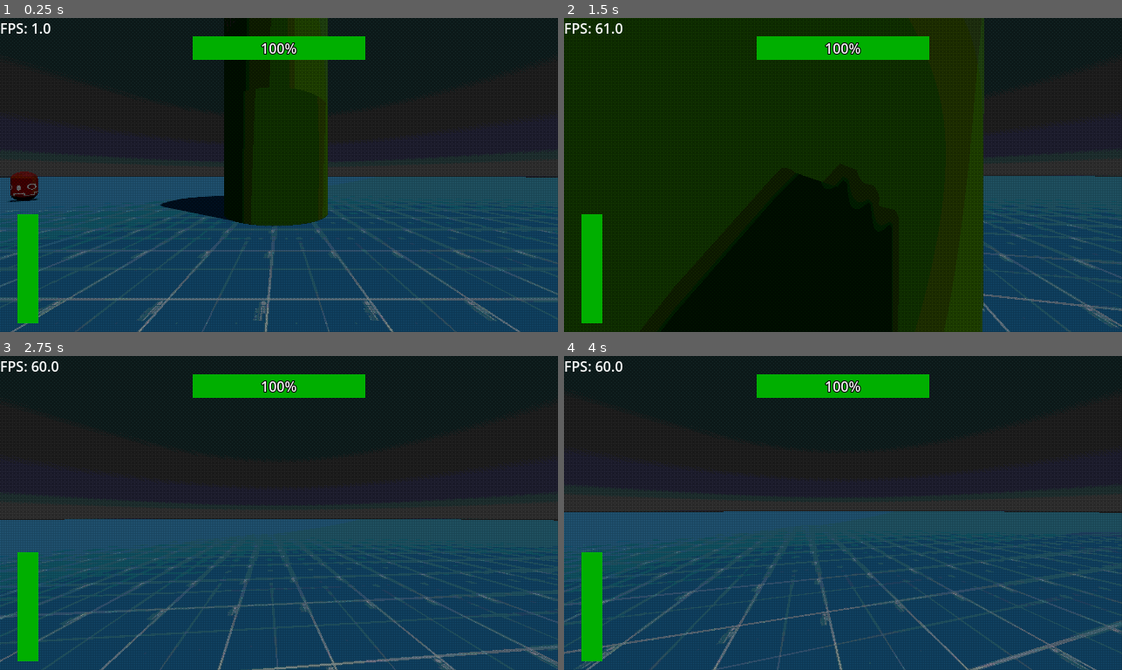
Above: before the commit, frames 1-4 (two rows, left to right).
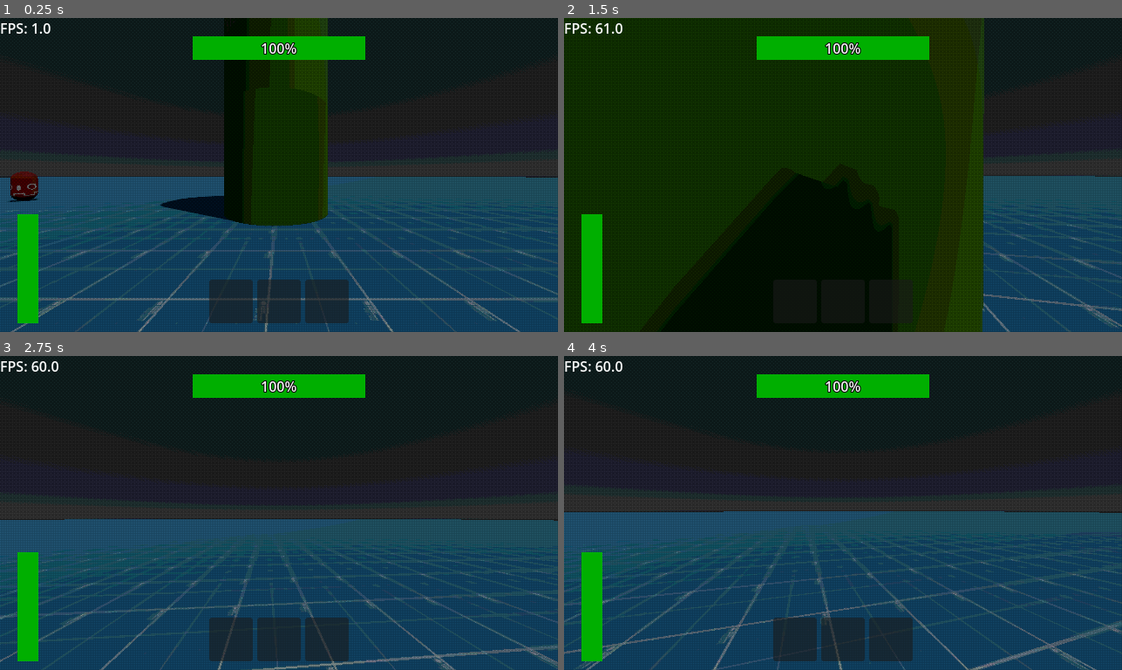
Above: after the commit, the same moments.

Repository: EmilHakala/treeoflife
Game: Godot game, scene res://Test_Scene/main.tscn
Same seed, same stepped clock (60 frames per second), same inputs: the game is played once before the commit and once after it.
Inputs (mouse positions are in pixels of both pictures, inside the frame that each line leads up to):
- Up to frame 1 (0.25 s): no input
- Up to frame 2 (1.5 s): tap Enter at 0.5 s; move the mouse to (870, 175) at 0.52 s; hold E 0.53-1.28 s; hold W from 0.53 s (still down); move the mouse to (815, 175) at 1.27 s; tap Q at 1.35 s
- Up to frame 3 (2.75 s): keep holding W; move the mouse to (290, 506) at 2.02 s; hold Shift from 2.03 s (still down)
- Up to frame 4 (4 s): keep holding W; move the mouse to (837, 519) at 2.77 s; release Shift at 2.78 s; tap E at 2.85 s; move the mouse to (887, 516) at 3.52 s; hold Q from 3.53 s (still down)

The runs differ from the first frame. In frame 1, 3.2% of the frame differs, in the area x 37-63%, y 83-98%; in frame 2, less than 0.1%; in frame 3, 3.2%; in frame 4, 3.2%.

Commit message:
Started working on weapon and inventory mechanics

Diff:
--- a/Test_Scene/main.tscn
+++ b/Test_Scene/main.tscn
@@ -92,5 +92,32 @@
 collision_layer = 17
 collision_mask = 19
 
+[node name="GridContainer" type="GridContainer" parent="."]
+anchors_preset = 7
+anchor_left = 0.5
+anchor_top = 1.0
+anchor_right = 0.5
+anchor_bottom = 1.0
+offset_left = -65.0
+offset_top = -50.0
+offset_right = 65.0
+offset_bottom = -10.0
+grow_horizontal = 2
+grow_vertical = 0
+theme_override_constants/h_separation = 5
+columns = 3
+
+[node name="Panel" type="Panel" parent="GridContainer"]
+custom_minimum_size = Vector2(50, 50)
+layout_mode = 2
+
+[node name="Panel2" type="Panel" parent="GridContainer"]
+custom_minimum_size = Vector2(50, 50)
+layout_mode = 2
+
+[node name="Panel3" type="Panel" parent="GridContainer"]
+custom_minimum_size = Vector2(50, 50)
+layout_mode = 2
+
 [connection signal="collided_with_player" from="SimpleEnemy" to="PlayerCharacter" method="_on_simple_enemy_collided_with_player"]
 [connection signal="collided_with_static_on_layer_5" from="SimpleEnemy" to="Tree" method="_on_simple_enemy_collided_with_static_on_layer_5"]
